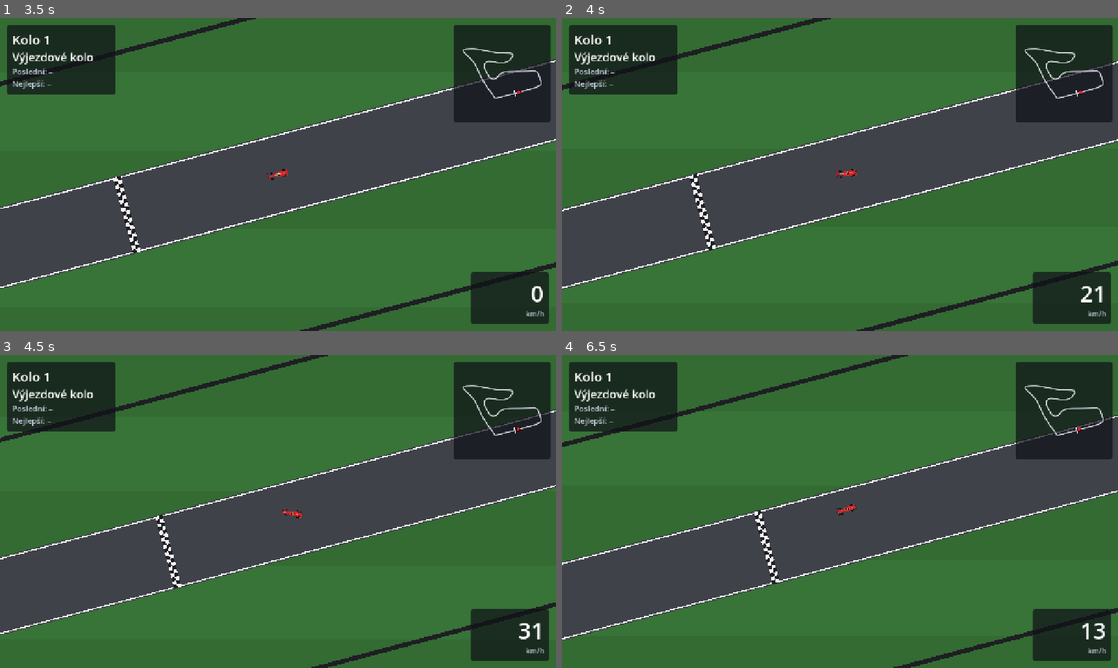
Above: before the commit, frames 1-4 (two rows, left to right).
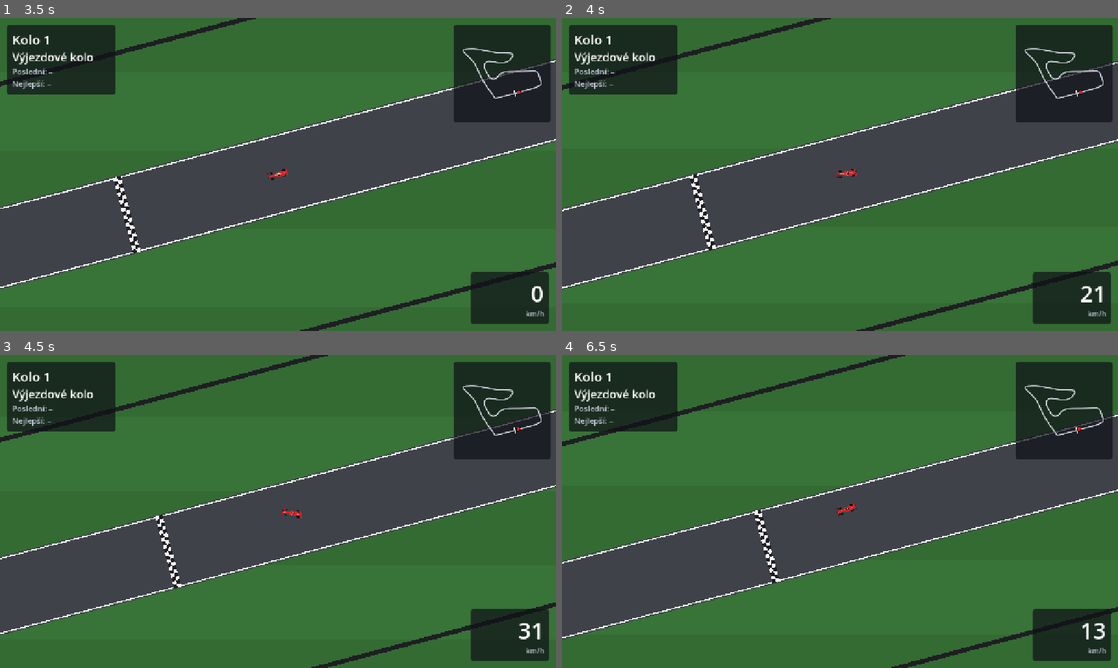
Above: after the commit, the same moments.

Repository: nejhorsiprogramatorsveta/overtake
Game: Godot game, scene res://src/ui/main_menu.tscn
The game is run twice, just before and just after one commit, with the same random seed, the same clock (stepped at 60 frames per second) and the same inputs.
Inputs (mouse positions are in pixels of both pictures, inside the frame that each line leads up to):
- Up to frame 1 (3.5 s): click (278, 168) at 0.52 s; type "Alex" at 0.6 s; click "Trénink" at 1.25 s; tap Enter at 2 s; move the mouse to (400, 158) at 2.02 s; hold D (steer_right) 2.03-2.75 s; hold Space (clutch) 2.03-2.75 s; click (400, 158) at 2.17 s; drag from (166, 190) to (250, 237) at 2.77 s
- Up to frame 2 (4 s): tap Enter at 3.5 s; move the mouse to (895, 105) at 3.52 s; hold D (steer_right) from 3.53 s (still down); hold W (throttle) from 3.53 s (still down)
- Up to frame 3 (4.5 s): release D (steer_right) at 4.25 s; release W (throttle) at 4.25 s; drag from (250, 574) to (111, 464) at 4.27 s
- Up to frame 4 (6.5 s): move the mouse to (1006, 558) at 5.02 s; hold A (steer_left) 5.03-5.75 s; tap Ctrl at 5.1 s; drag from (673, 464) to (756, 433) at 5.77 s

Frame 1 is identical in both runs. In frame 2, less than 0.1% of the frame differs, in the area x 1-100%, y 0-100%; in frame 3, less than 0.1%; in frame 4, 2.0%, in the area x 0-100%, y 0-100%.

Commit message:
feat: let the car turn more under braking and at low speed
Softened friction circle (combined_grip 0.5) so full braking keeps about
three quarters of the steering, extra cornering grip at low speed fading
out by 162 km/h, faster steering response. Speed profile uses the same
speed-dependent grip. Plan: rubbered-in racing line (M3) and an arcade
graphics pass (M3G).

Co-Authored-By: Claude Opus 5.5 <noreply@anthropic.com>

Diff:
--- a/data/car/car_tuning.tres
+++ b/data/car/car_tuning.tres
@@ -10,13 +10,16 @@
 engine_brake = 2.5
 brake_decel = 30.0
 grip = 34.0
+combined_grip = 0.5
+low_speed_grip_bonus = 0.35
+low_speed_grip_speed = 45.0
 runoff_grip = 0.6
 runoff_drag = 0.85
 runoff_drag_max = 22.0
 wheelbase = 3.6
 max_steer_angle = 0.5
 steer_falloff_speed = 20.0
-steer_speed = 5.0
+steer_speed = 6.0
 reverse_accel = 6.0
 reverse_speed = 10.0
 length = 5.2
--- a/src/car/car_motor.gd
+++ b/src/car/car_motor.gd
@@ -2,9 +2,10 @@
 ## Shared, deterministic car physics for players, bots and the network (no scene access).
 ## Top-down "arcade-sim" model (PLAN.md B):
 ## - engine power / speed, limited by traction; air drag × speed²;
-## - FRICTION CIRCLE: the tyre grip is shared by braking/accelerating and cornering, so full
-##   braking while steering makes the car understeer -> brake in a straight line at the BP
-##   board, then turn in;
+## - softened FRICTION CIRCLE: braking/accelerating takes part of the cornering grip
+##   (CarTuning.combined_grip), so braking hard while steering understeers a little -> brake
+##   mostly in a straight line at the BP board, but the car still turns under braking;
+## - more cornering grip at low speed (slow corners feel nimble, CarTuning.cornering_grip);
 ## - the same grip everywhere on the asphalt, less grip and strong drag off it (gravel);
 ## - the steering angle shrinks with speed; the velocity follows the heading (grip), any
 ##   sideways speed (e.g. after contact) is scrubbed off by the remaining grip.
@@ -35,7 +36,9 @@
 	elif speed > 0.1:
 		a_tyre = -signf(v_long) * tuning.engine_brake
 	a_tyre = clampf(a_tyre, -grip, grip)
-	var lateral_grip := sqrt(maxf(grip * grip - a_tyre * a_tyre, 0.0))
+	var usage := a_tyre / grip
+	var surface := 1.0 if state.on_track else tuning.runoff_grip
+	var lateral_grip := tuning.cornering_grip(speed) * surface * sqrt(maxf(1.0 - tuning.combined_grip * usage * usage, 0.0))
 
 	# Steering: the yaw rate the driver asks for, cut down to what the remaining grip allows.
 	var max_angle := tuning.max_steer_angle / (1.0 + speed / tuning.steer_falloff_speed)
--- a/src/data_types/car_tuning.gd
+++ b/src/data_types/car_tuning.gd
@@ -18,9 +18,17 @@
 @export_group("Brakes and grip")
 ## Full braking deceleration (m/s²), limited by the grip.
 @export var brake_decel := 30.0
-## Total tyre grip (m/s²) shared by braking/accelerating and cornering (friction circle):
-## braking hard leaves little grip for turning, so brake in a straight line first.
+## Tyre grip (m/s²): cornering limit at speed and the limit for braking/accelerating;
+## braking takes part of it away from cornering (combined_grip).
 @export var grip := 34.0
+## How much braking/accelerating takes away from cornering: 1 = full friction circle (full
+## braking leaves ~half the cornering grip), 0 = braking never limits steering.
+## User 2026-11-22: braking felt like locked wheels -> 0.5 (full braking keeps ~3/4).
+@export_range(0.0, 1.0) var combined_grip := 0.5
+## Extra cornering grip at low speed (user 2026-11-22: "the slower, the more it turns"):
+## +low_speed_grip_bonus at standstill, fading out until low_speed_grip_speed (m/s).
+@export var low_speed_grip_bonus := 0.35
+@export var low_speed_grip_speed := 45.0
 ## Grip multiplier off the track (gravel/grass).
 @export var runoff_grip := 0.6
 ## Extra deceleration off the track: runoff_drag × speed, at most runoff_drag_max (m/s²).
@@ -35,7 +43,7 @@
 ## At this speed (m/s) the steering angle is halved.
 @export var steer_falloff_speed := 20.0
 ## How fast the steering follows the keys (full lock per second).
-@export var steer_speed := 5.0
+@export var steer_speed := 6.0
 
 @export_group("Reverse")
 @export var reverse_accel := 6.0
@@ -47,6 +55,11 @@
 @export var width := 1.9
 
 
+## Cornering grip (m/s²) at a speed, before braking/gravel reduce it.
+func cornering_grip(speed: float) -> float:
+	return grip * (1.0 + low_speed_grip_bonus * clampf(1.0 - absf(speed) / low_speed_grip_speed, 0.0, 1.0))
+
+
 ## Top speed on a flat straight without help (m/s).
 func top_speed() -> float:
 	return pow(power / drag, 1.0 / 3.0)
--- a/src/track/speed_profile.gd
+++ b/src/track/speed_profile.gd
@@ -21,7 +21,12 @@
 	v.resize(n)
 	for i in n:
 		var k := absf(track.curvatures[i])
-		v[i] = minf(sqrt(grip / k) if k > 1e-6 else MAX_SPEED, MAX_SPEED)
+		var corner := MAX_SPEED
+		if k > 1e-6:
+			corner = sqrt(grip / k)
+			for _iteration in 4:  # cornering grip depends on the speed itself
+				corner = sqrt(tuning.cornering_grip(corner) * grip_factor / k)
+		v[i] = minf(corner, MAX_SPEED)
 	# Two laps of each pass so the start/finish wrap converges.
 	for _pass in 2:
 		for raw in n * 2:
--- a/tests/test_car_motor.gd
+++ b/tests/test_car_motor.gd
@@ -46,20 +46,34 @@
 	check_eq(state.velocity.x, 0.0, "braking stops the car without reversing")
 
 
-func test_braking_while_turning_understeers() -> void:
+func test_braking_while_turning_still_turns_but_less() -> void:
 	var turning := _moving(60.0)
-	_run(turning, _input(false, false, 1.0), 1.0)
+	turning.steer = 1.0
+	CarMotor.step(turning, _input(false, false, 1.0), tuning, DT)
 	var braking_turn := _moving(60.0)
-	_run(braking_turn, _input(false, true, 1.0), 1.0)
-	check(absf(turning.heading) > absf(braking_turn.heading) * 1.5,
-			"full braking leaves much less grip for turning (%.2f vs %.2f rad)" % [turning.heading, braking_turn.heading])
+	braking_turn.steer = 1.0
+	CarMotor.step(braking_turn, _input(false, true, 1.0), tuning, DT)
+	var ratio := absf(braking_turn.heading) / absf(turning.heading)
+	check(ratio > 0.65 and ratio < 0.9, "full braking keeps most of the steering (user 2026-11-22), ratio %.2f" % ratio)
+
+
+func test_slower_cars_turn_tighter() -> void:
+	var radii: Array[float] = []
+	for speed: float in [12.0, 25.0, 50.0]:
+		var state := _moving(speed)
+		state.steer = 1.0
+		CarMotor.step(state, _input(true, false, 1.0), tuning, DT)
+		radii.append(speed / (absf(state.heading) / DT))
+	check(radii[0] < radii[1] and radii[1] < radii[2], "turning radius grows with speed: %s" % [radii])
+	check(tuning.cornering_grip(10.0) > tuning.grip * 1.2 and is_equal_approx(tuning.cornering_grip(60.0), tuning.grip),
+			"extra grip only at low speed")
 
 
 func test_cornering_is_limited_by_grip() -> void:
 	var state := _moving(60.0)
 	_run(state, _input(true, false, 1.0), 0.5)
 	var lateral_accel := state.velocity.length() * absf(state.heading) / 0.5
-	check(lateral_accel <= tuning.grip * 1.05, "lateral acceleration stays within the grip (%.1f)" % lateral_accel)
+	check(lateral_accel <= tuning.cornering_grip(60.0) * 1.05, "lateral acceleration stays within the grip (%.1f)" % lateral_accel)
 
 
 func test_gravel_slows_the_car_down() -> void:
Not shown, changed: docs/EDITING_GUIDE.md
Not shown, changed: docs/PLAN.md
Not shown, changed: docs/PROGRESS.md
